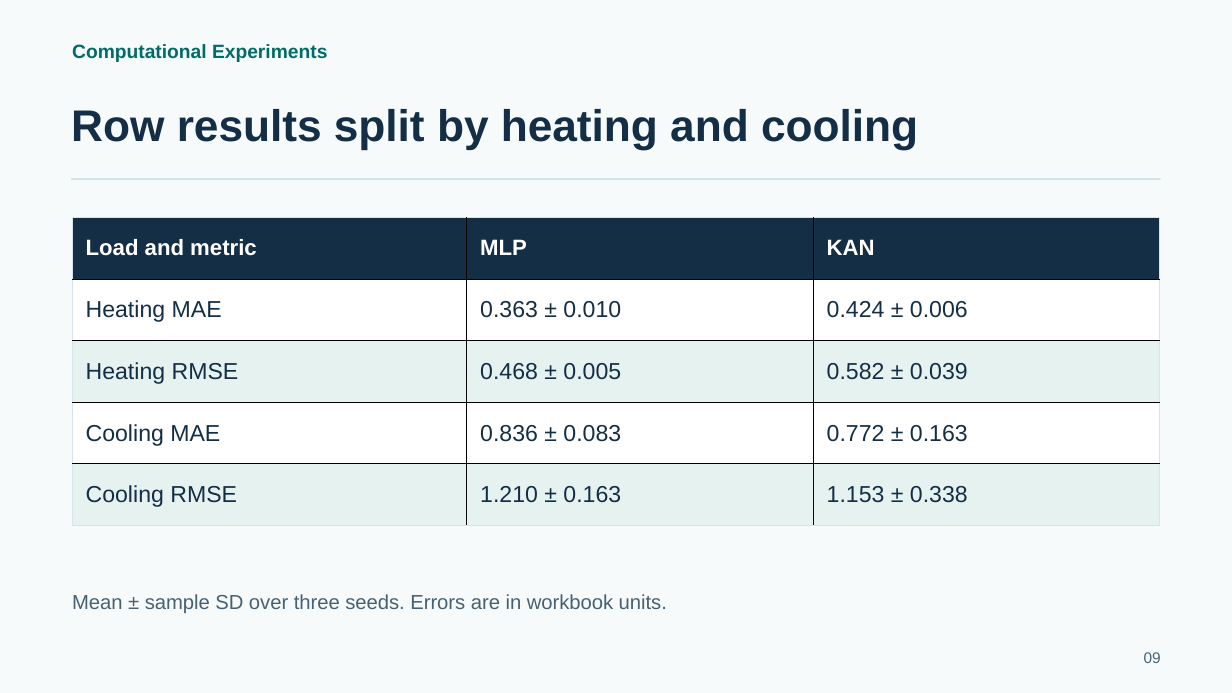
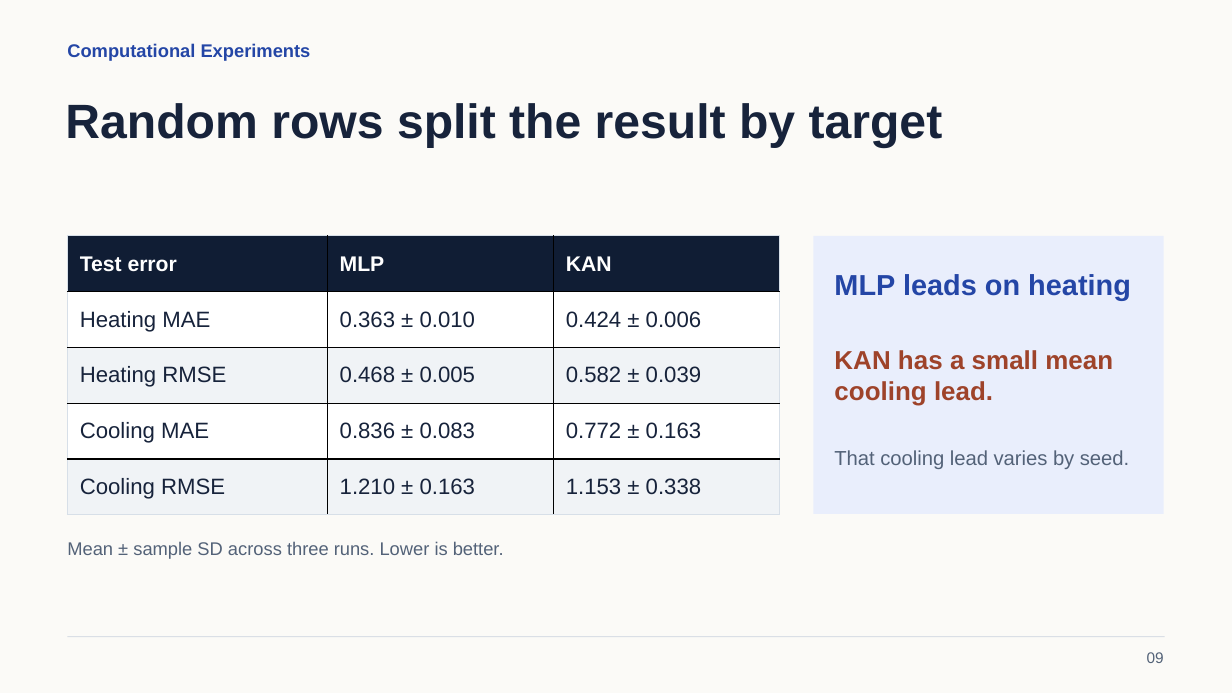
Before and after one commit to wei470/8610-Project, a slide deck: slide 9 of Presentation.pptx. Drawn at 1232x693 pixels with LibreOffice and Linux fonts; fonts in the diff are those of the drawing. Boxes give left, top, right and bottom in pixels: in the first picture for what was removed or moved away, otherwise in the second. Text is boxed around its words. In the diff, an @@ line names an element or a change of style, - is before the commit and + after.

```diff
--- a/Presentation.pptx
+++ b/Presentation.pptx
@@ background #F7FAFB to #FBFAF7 @@
@@ text "Computational Experiments" at <box>67,43,311,61</box>: size 15 to 14.2 pt, text colour #006B68 to #2446A6 @@
@@ text at <box>65,103,943,148</box>: text changed; size 34.5 to 37.5 pt; text colour #142F45 to #17233B @@
-Row results split by heating and cooling
+Random rows split the result by target
@@ table at <box>67,236,780,515</box> @@
-row 1, column 1: Load and metric
+row 1, column 1: Test error
@@ fill #142F45 to #101D34 in row 1 @@
@@ fill #E6F2F0 to #F0F3F6 in 6 cells @@
@@ size 17.2 to 16.5 pt in "MLP", "KAN" @@
@@ size 18 to 17.2 pt, text colour #142F45 to #17233B in "Heating MAE", "0.363 ± 0.010", "0.424 ± 0.006", "Heating RMSE" and 8 more places @@
@@ borders changed @@
@@ table: place and size @@
-table at <box>72,217,1160,525</box>
+table at <box>67,236,780,515</box>
@@ rectangle added at <box>813,236,1164,514</box>, fill #E9EEFC @@
@@ text added at <box>834,274,1131,301</box>, 22.5 pt, text #2446A6, bold @@
+MLP leads on heating
@@ text added at <box>834,350,1113,406</box>, 20.2 pt, text #9E432A, bold @@
+KAN has a small mean cooling lead.
@@ text added at <box>834,450,1129,469</box>, 15.8 pt, text #536278 @@
+That cooling lead varies by seed.
@@ text at <box>67,541,504,559</box>: text changed; size 15.8 to 14.2 pt; text colour #476173 to #536278 @@
-Mean ± sample SD over three seeds. Errors are in workbook units.
+Mean ± sample SD across three runs. Lower is better.
@@ rectangle: place and size @@
-rectangle at <box>71,178,1161,180</box>
+rectangle at <box>67,637,1165,638</box>
@@ rectangle at <box>67,637,1165,638</box>: fill #D7E3E9 to #DADFE6 @@
@@ text "09" at <box>1147,652,1164,663</box>: text colour #476173 to #536278 @@
```
Also in this commit, not shown: 9 other slides changed, 5 slides added, 5 slides removed.
